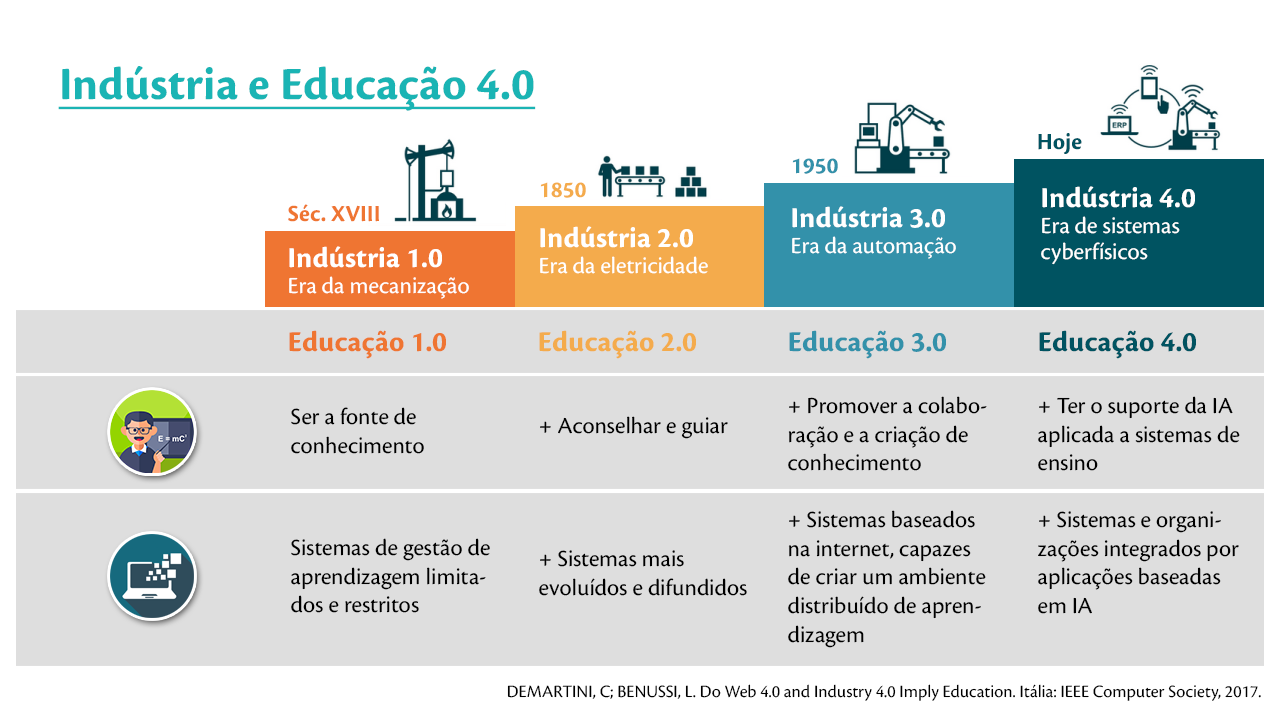
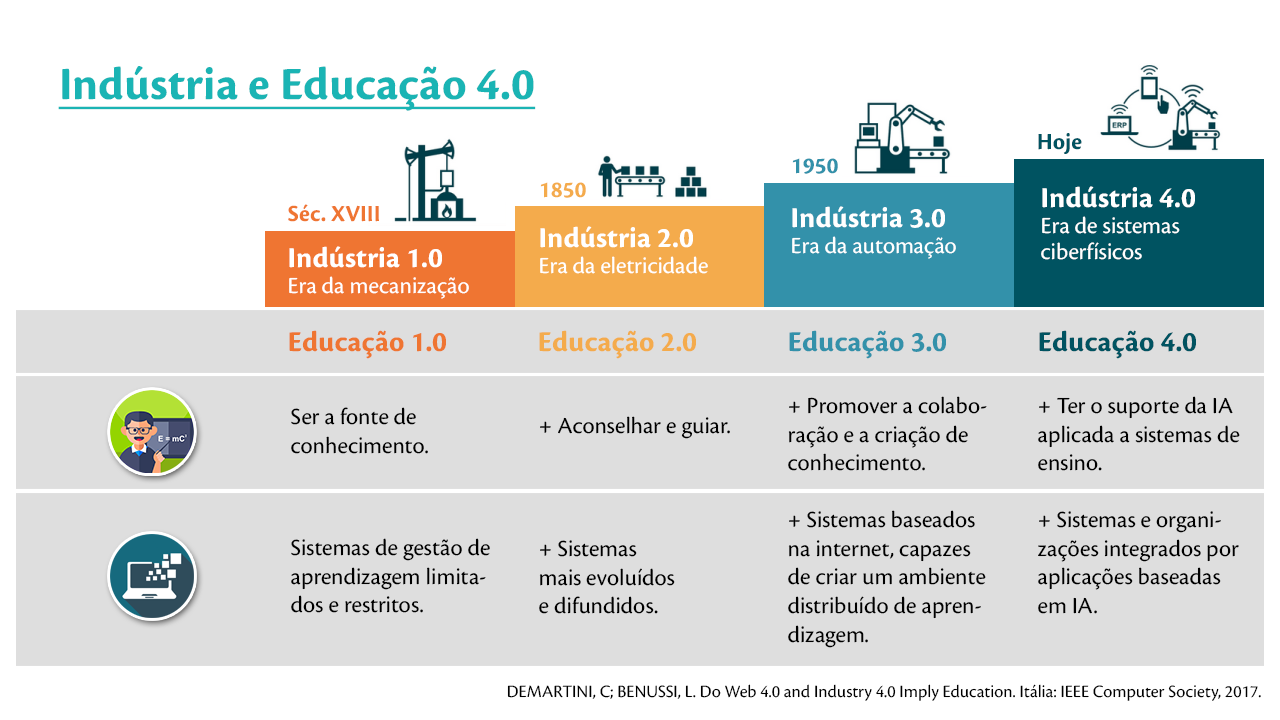
Layer changes from the first w=1280, h=720 image to the second:
renamed "Era de sistemas cyberfísicos" to "Era de sistemas ciberfísicos", painted on it over [1051, 242, 1148, 265]
renamed "+ Ter o suporte da IA aplicada a sistemas de ensino" to "+ Ter o suporte da IA aplicada a sistemas de ensino.", painted on it over [1098, 467, 1102, 471]
renamed "+ Sistemas mais evoluídos e difundidos" to "+ Sistemas mais evoluídos e difundidos.", painted on it over [539, 540, 747, 614]
